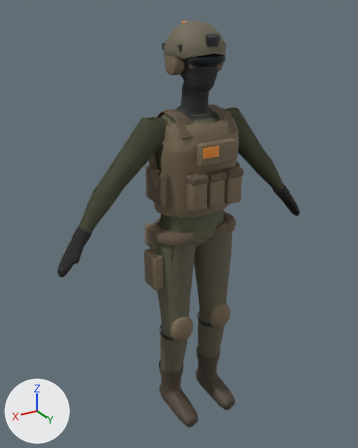
Renders of the Blender file Assets/Blender/OperatorA.blend from each side of a commit.
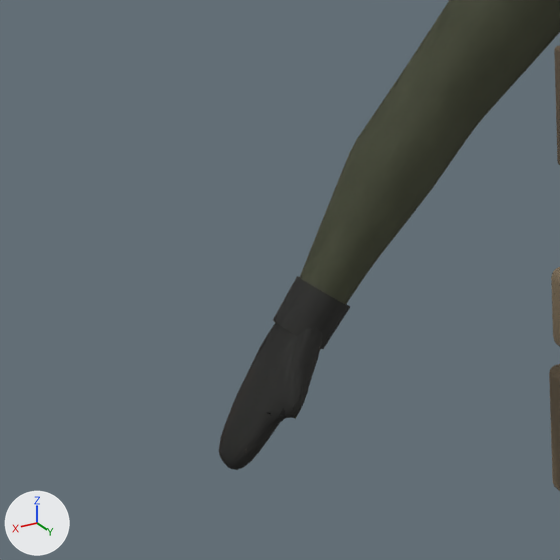
The first picture shows the older version from a 50 mm camera at (1.096, 1.709, 1.836) aimed at (0.035, -0.059, 0.952). The close-ups show the older and then the newer version on the part from 0% to 41% of the width and 34% to 67% of the height of that picture. Only the edits that show in the close-ups are written down. Arrows for +X, +Y and +Z are at lower left; the lights stay in place.

The older version as bpy lines, for what is in view:
```python
me_sphere = bpy.data.meshes.new('Sphere')
me_sphere.from_pydata(...)  # 23836 vertices, 39747 faces; spans x -0.62..0.62, y -0.23..0.2, z 0.0..1.8
me_sphere.polygons.foreach_set('use_smooth', [True] * 39747)
me_sphere.materials.append(mat_m_operatora)
me_sphere_019 = bpy.data.meshes.new('Sphere.019')
me_sphere_019.from_pydata(...)  # 6390 vertices, 11358 faces; spans x -0.625..0.625, y -0.092..0.094, z 0.85..1.457
me_sphere_019.polygons.foreach_set('use_smooth', [True] * 11358)
me_sphere_019.materials.append(mat_m_operatoraarms)
ob_sm_operatora = bpy.data.objects.new('SM_OperatorA', me_sphere)
ob_sm_operatora.location = (0.0, 0.0, 0.0)
ob_sm_operatoraarms = bpy.data.objects.new('SM_OperatorAArms', me_sphere_019)
ob_sm_operatoraarms.location = (0.0, 0.0, 0.0)
```
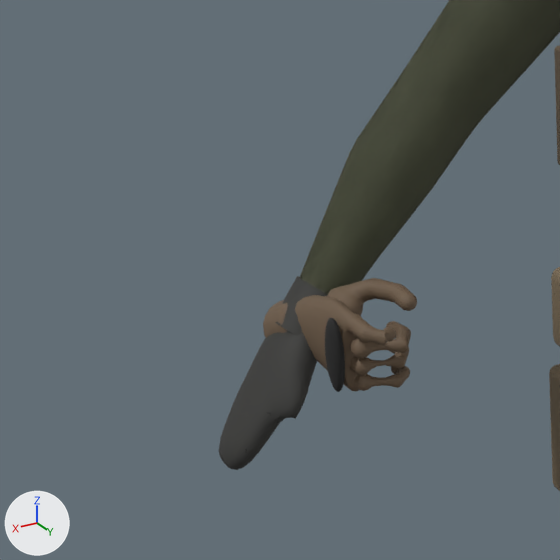
Boxes (x1, y1, x2, y2) around the edits, measured in the close-ups (560 x 560 px):
'SM_OperatorAArms', reshaped (not visible before)
    after: (263, 278, 417, 392)
part 1 of me_sphere_019, added
    after: (325, 318, 345, 392)
part 2 of me_sphere_019, added (brown)
    after: (263, 278, 417, 391)

The change, as a diff of the scene's bpy script:
```diff
--- a/Assets/Blender/OperatorA.blend.py
+++ b/Assets/Blender/OperatorA.blend.py
@@ me_sphere_019 @@
 # used by ob_sm_operatoraarms; location = (0.0, 0.0, 0.0)
-me_sphere_019.from_pydata(...)  # 6390 vertices, 11358 faces; spans x -0.625..0.625, y -0.092..0.094, z 0.85..1.457
+me_sphere_019.from_pydata(...)  # 10295 vertices, 19237 faces; spans x -0.565..0.558, y -0.092..0.155, z 0.85..1.457
+# me_sphere_019 part 1: a new loose piece, a UV sphere (28 segments, 16 rings, poles along y) spanning x 0.519..0.535, y 0.084..0.116, z 0.985..1.065, in mat_m_operatoraarms
+# me_sphere_019 part 2: a new loose piece of 2500 vertices spanning x 0.447..0.558, y -0.042..0.155, z 0.977..1.083, in mat_m_operatoraarms
+# other edits to the shape of me_sphere_019 do not show in these pictures
 me_sphere_019.materials.append(mat_m_operatoraarms)
```
